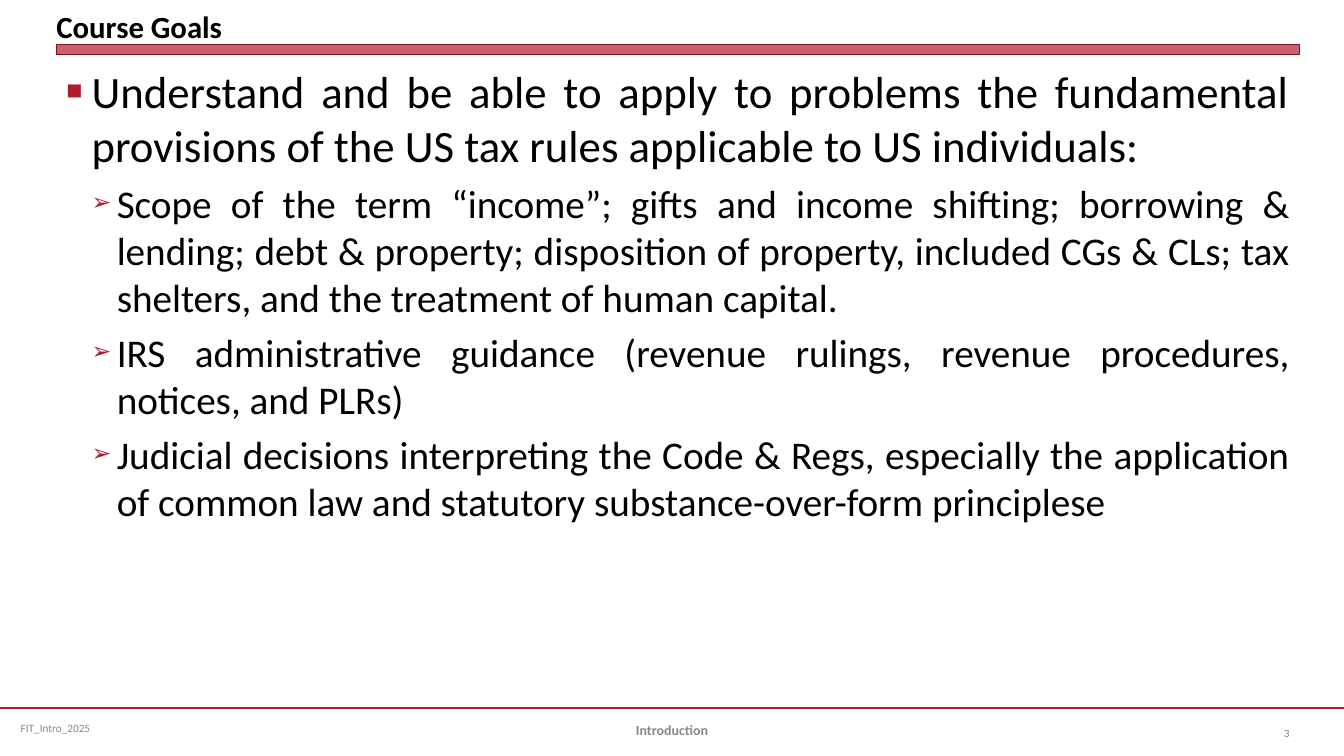
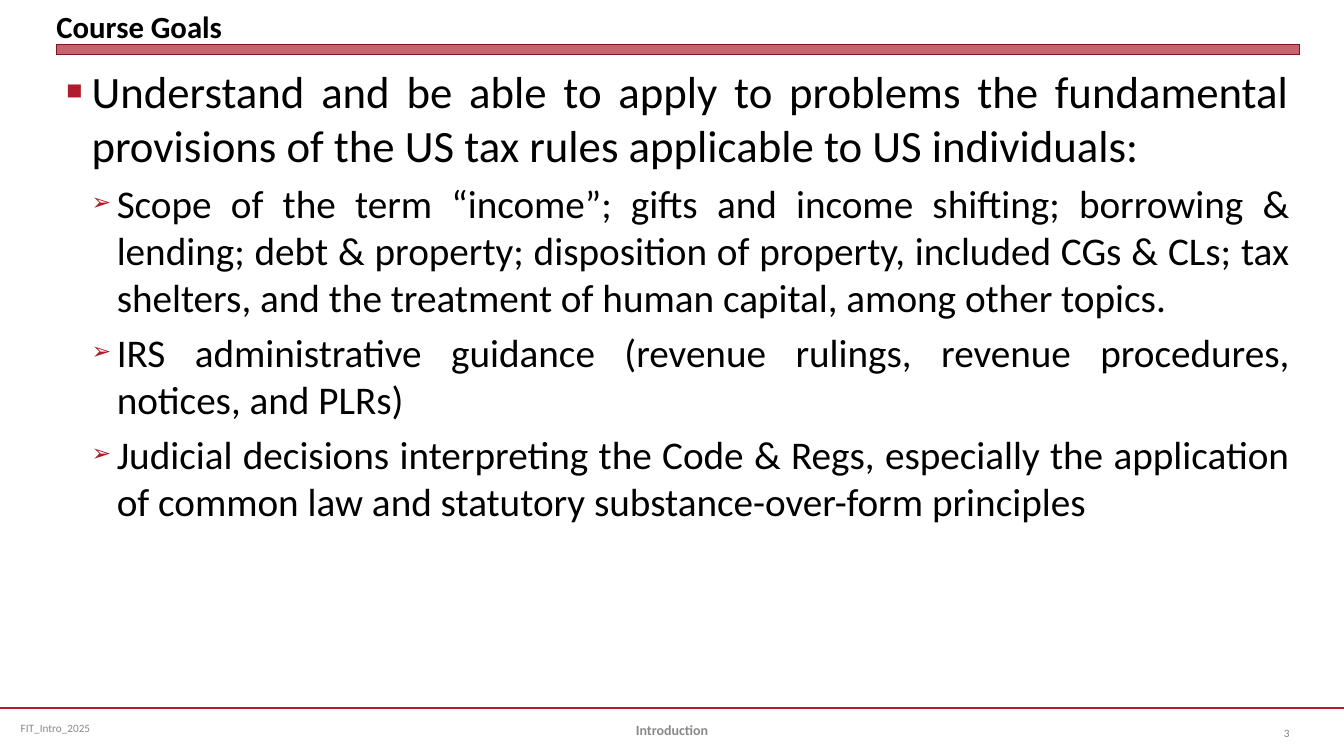
Before and after one commit to jmc877/Fed-Income-Tax, a slide deck: slide 3 of slides/FIT_Intro_2025S.pptx. Drawn at 1344x756 pixels with LibreOffice and Linux fonts; fonts in the diff are those of the drawing. Boxes give left, top, right and bottom in pixels: in the first picture for what was removed or moved away, otherwise in the second. Text is boxed around its words. In the diff, an @@ line names an element or a change of style, - is before the commit and + after.

```diff
--- a/slides/FIT_Intro_2025S.pptx
+++ b/slides/FIT_Intro_2025S.pptx
@@ text at <box>117,190,1289,319</box>: text changed @@
-  ➢ Scope of the term “income”; gifts and income shifting; borrowing & lending; debt & property; disposition of property, included CGs & CLs; tax shelters, and the treatment of human capital.
+  ➢ Scope of the term “income”; gifts and income shifting; borrowing & lending; debt & property; disposition of property, included CGs & CLs; tax shelters, and the treatment of human capital, among other topics.
@@ text at <box>117,441,1289,523</box>: text changed @@
-  ➢ Judicial decisions interpreting the Code & Regs, especially the application of common law and statutory substance-over-form principlese
+  ➢ Judicial decisions interpreting the Code & Regs, especially the application of common law and statutory substance-over-form principles
```
Also in this commit, not shown: 1 slide added, 2 other files.
